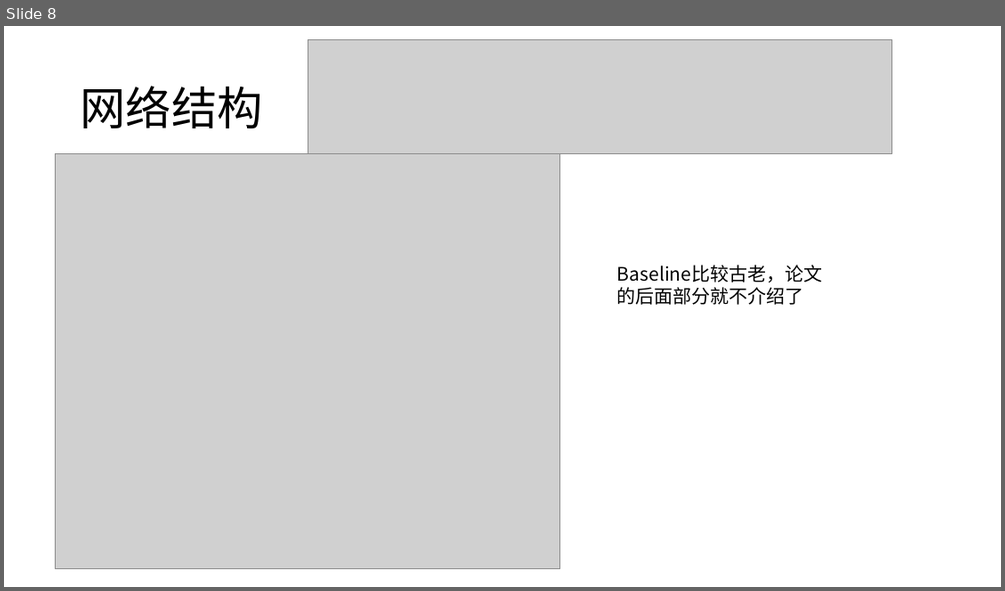
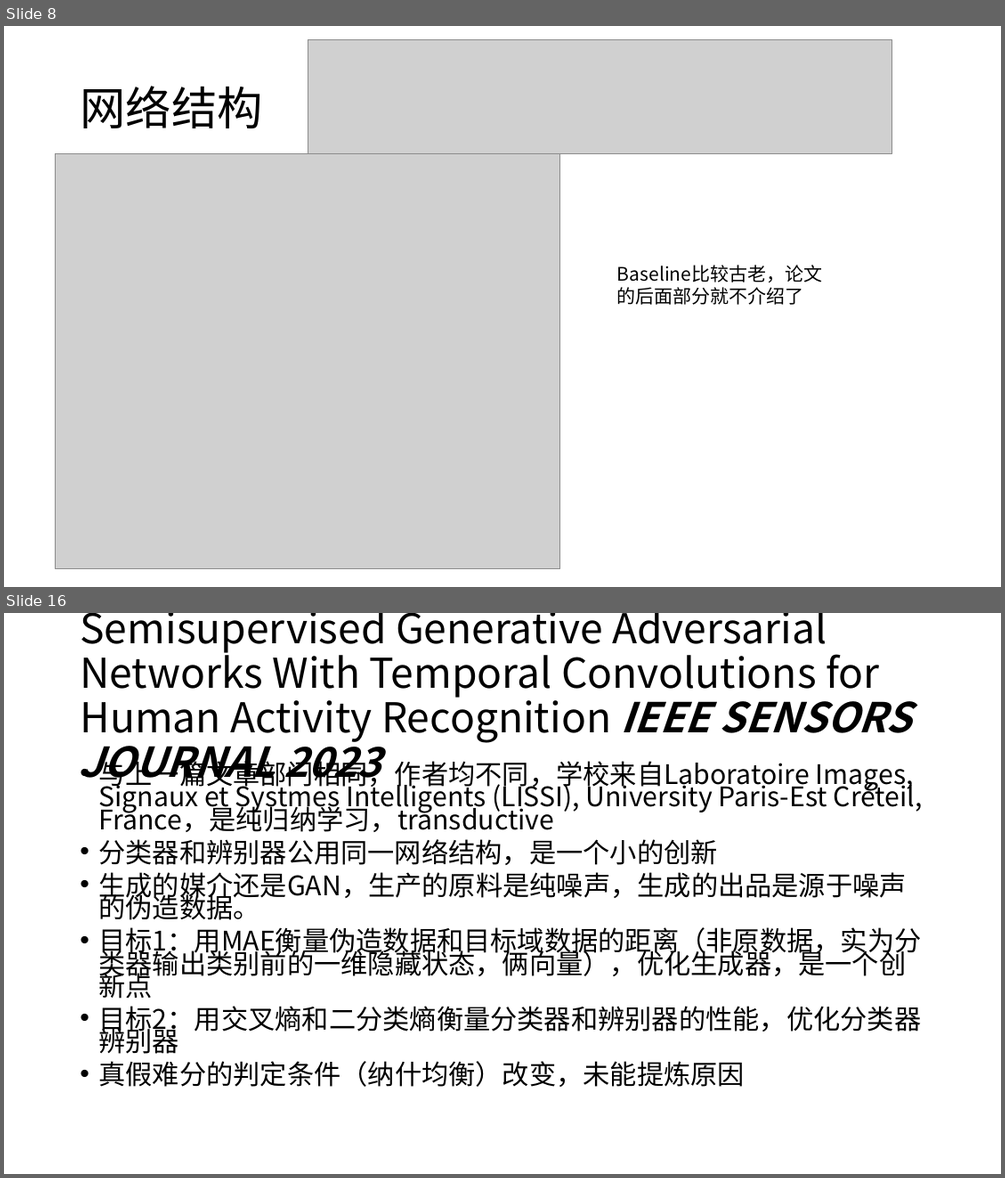
Before and after one commit to dundundundun5/python, a slide deck: literature_notes/ddnn-semi.pptx. Shown one above the other, each under a label of ours: slide 8 before the commit, slides 8 and 16 after it; the slides between them are not shown. The pictures are 1005x591 and 1005x1178 pixels, drawn with LibreOffice and Linux fonts; fonts in the diff are those of the drawing; grey boxes stand for pictures. Boxes give left, top, right and bottom in pixels: in the first picture for what was removed or moved away, otherwise in the second. Text is boxed around its words. In the diff, an @@ line names an element or a change of style, - is before the commit and + after.

```diff
--- a/literature_notes/ddnn-semi.pptx
+++ b/literature_notes/ddnn-semi.pptx
@@ slide 16 added at box(4, 613, 1001, 1174), background #FFFFFF @@
@@ title added at box(80, 613, 912, 787), 39.6 pt, text #000000 @@
+Semisupervised Generative Adversarial Networks With Temporal Convolutions for Human Activity Recognition IEEE SENSORS JOURNAL 2023
@@ text added at box(98, 756, 922, 1086), 25.9 pt, text #000000 @@
+• 与上一篇文章部门相同，作者均不同，学校来自Laboratoire Images, Signaux et Systmes Intelligents (LISSI), University Paris-Est Créteil, France，是纯归纳学习，transductive
+• 分类器和辨别器公用同一网络结构，是一个小的创新
+• 生成的媒介还是GAN，生产的原料是纯噪声，生成的出品是源于噪声的伪造数据。
+• 目标1：用MAE衡量伪造数据和目标域数据的距离（非原数据，实为分类器输出类别前的一维隐藏状态，俩向量），优化生成器，是一个创新点
+• 目标2：用交叉熵和二分类熵衡量分类器和辨别器的性能，优化分类器辨别器
+• 真假难分的判定条件（纳什均衡）改变，未能提炼原因
```
Also in this commit, not shown: 13 other slides added.
